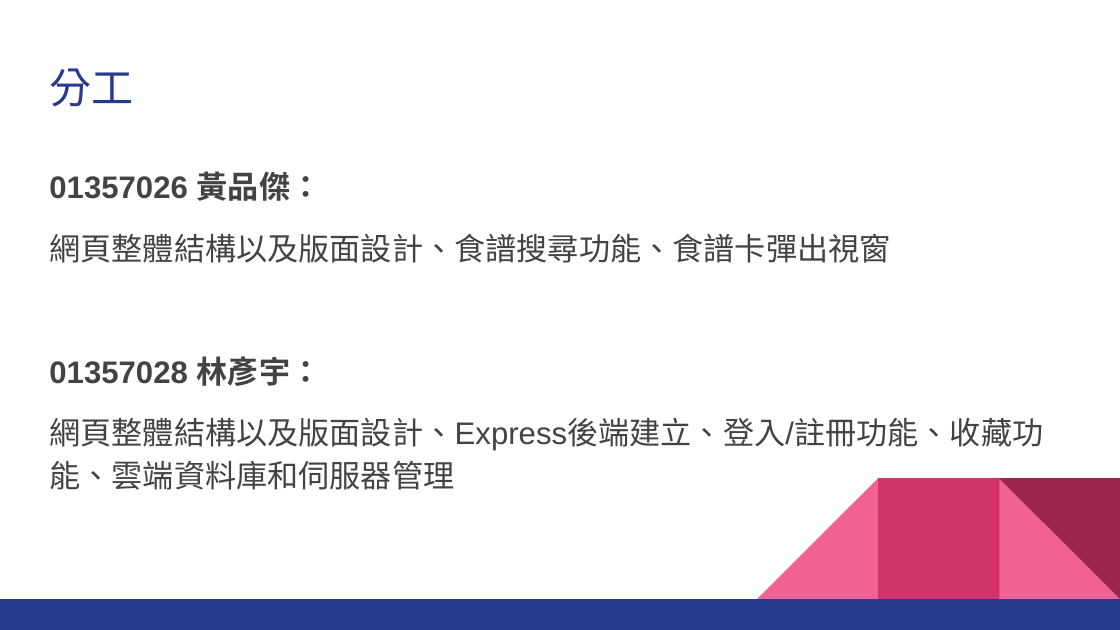
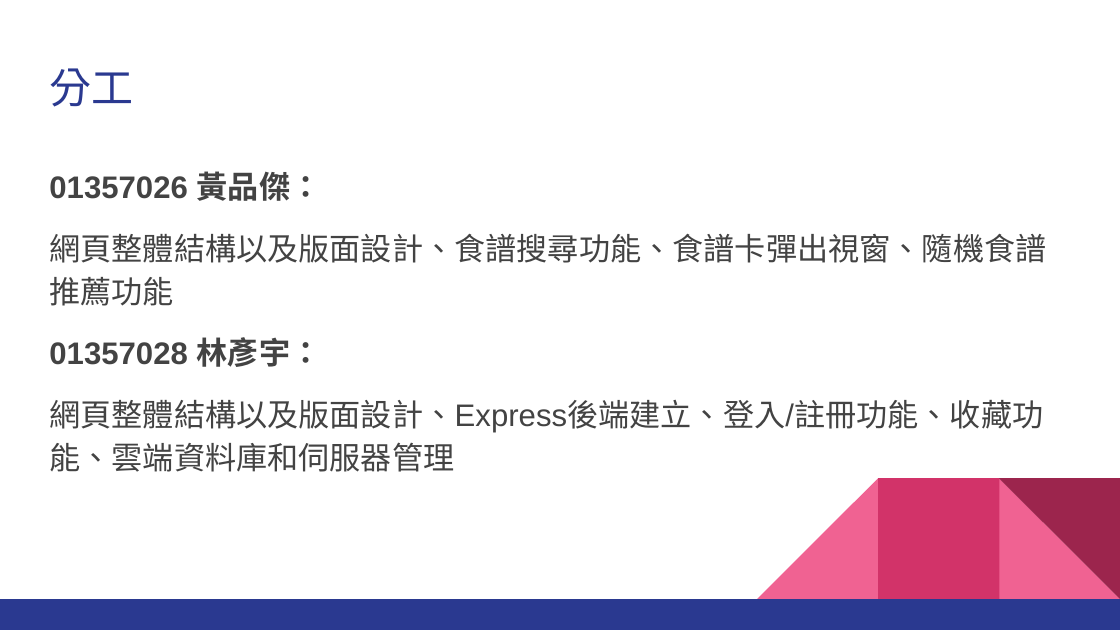
Before and after one commit to Web-Programming-Recipe-Finder/project, a slide deck: slide 6 of public/files/食譜搜尋器_01357026_01357028.pptx. Drawn at 1120x630 pixels with LibreOffice and Linux fonts; fonts in the diff are those of the drawing. Boxes give left, top, right and bottom in pixels: in the first picture for what was removed or moved away, otherwise in the second. Text is boxed around its words. In the diff, an @@ line names an element or a change of style, - is before the commit and + after.

```diff
--- a/public/files/食譜搜尋器_01357026_01357028.pptx
+++ b/public/files/食譜搜尋器_01357026_01357028.pptx
@@ text at box(49, 234, 1046, 306): text changed @@
-網頁整體結構以及版面設計、食譜搜尋功能、食譜卡彈出視窗
+網頁整體結構以及版面設計、食譜搜尋功能、食譜卡彈出視窗、隨機食譜推薦功能
```
Also in this commit, not shown: 3 other slides changed.
